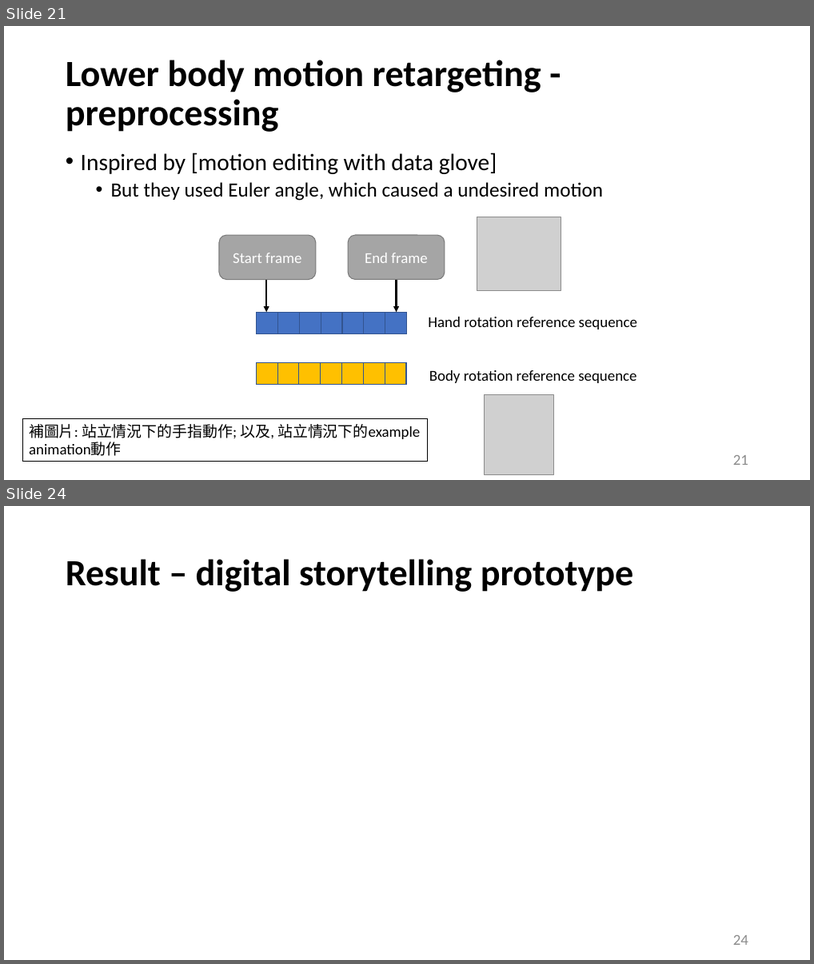
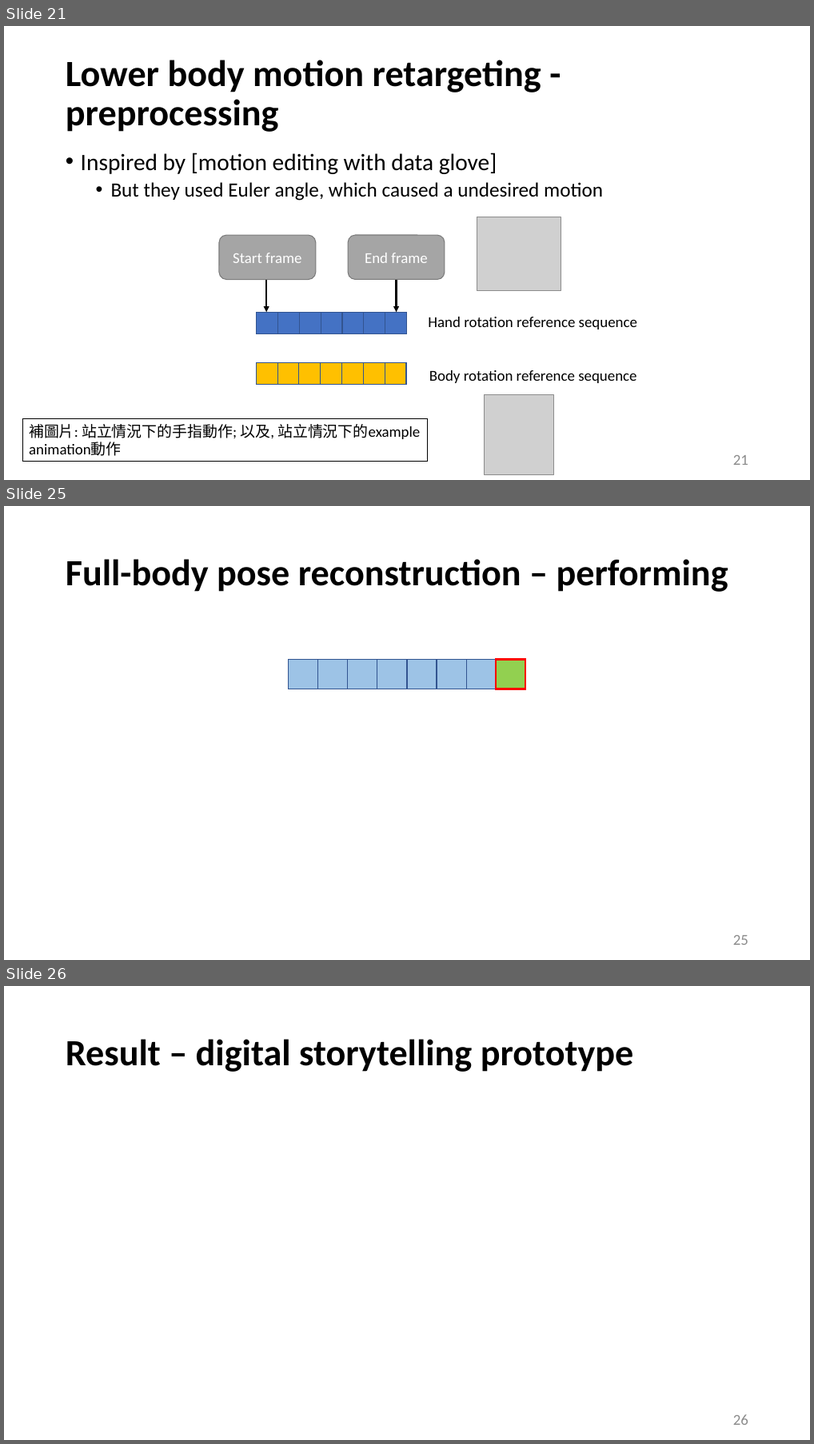
Before and after one commit to Louislar/MotionStyleTransferInHand, a slide deck: thesisFigs/thesis_slide.pptx. Shown one above the other, each under a label of ours: slides 21 and 24 before the commit, slides 21, 25 and 26 after it; the slides between them are not shown. The pictures are 814x964 and 814x1444 pixels, drawn with LibreOffice and Linux fonts; fonts in the diff are those of the drawing; grey boxes stand for pictures. Boxes give left, top, right and bottom in pixels: in the first picture for what was removed or moved away, otherwise in the second. Text is boxed around its words. In the diff, an @@ line names an element or a change of style, - is before the commit and + after.

```diff
--- a/thesisFigs/thesis_slide.pptx
+++ b/thesisFigs/thesis_slide.pptx
@@ slide 25 added at (4,506,810,960), background #FFFFFF @@
@@ title added at (66,559,729,592), 44 pt, text #000000, bold @@
+Full-body pose reconstruction – performing
@@ group added at (289,659,526,688): 8 rectangles @@
@@ page number added at (734,935,749,944), 18 pt, text #8C8C8C @@
+25
@@ what was slide 24 is now slide 26 @@
@@ page number at (734,1414,749,1424): text changed @@
-24
+26
```
Also in this commit, not shown: 5 slides changed, 1 other slide added.
